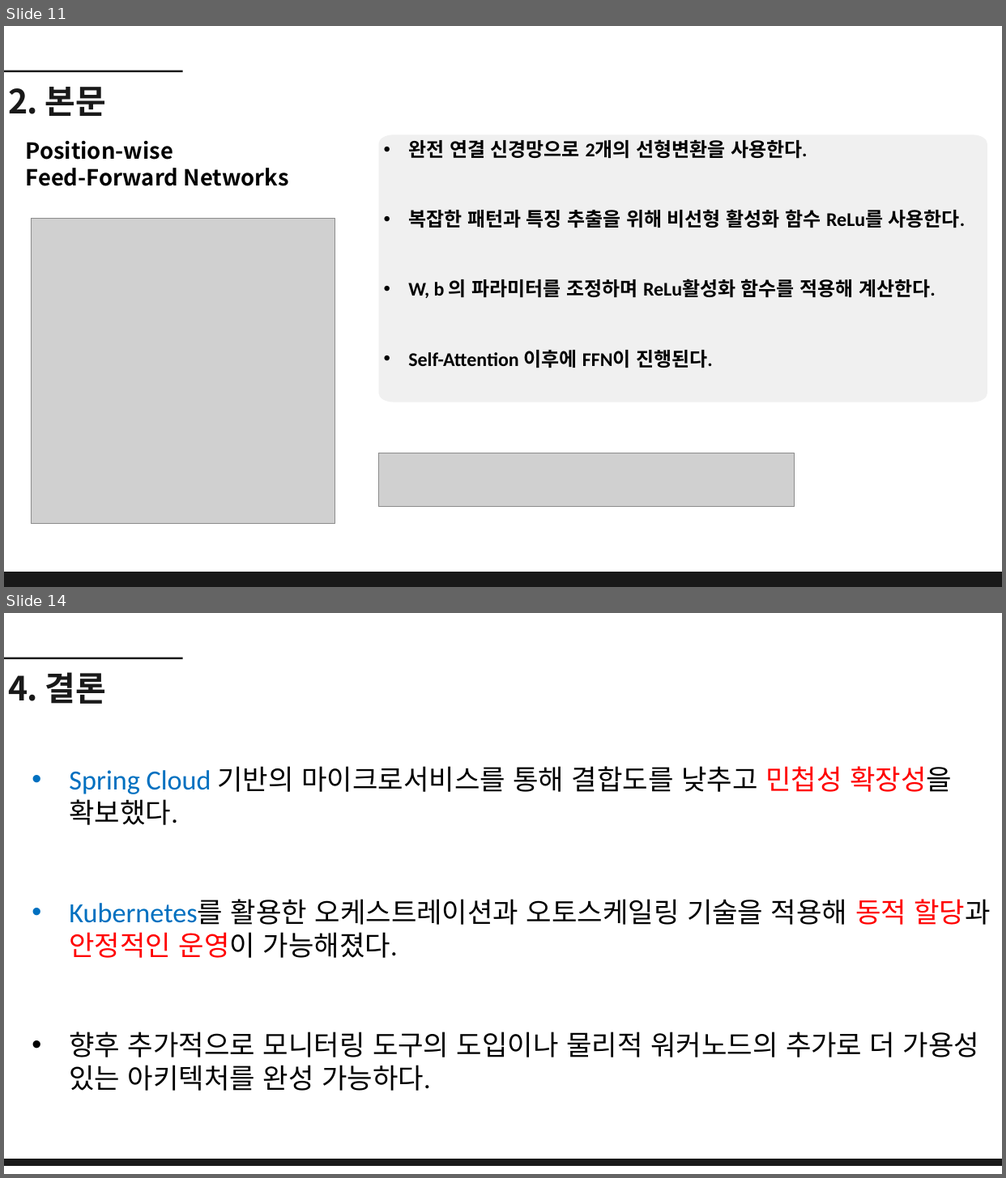
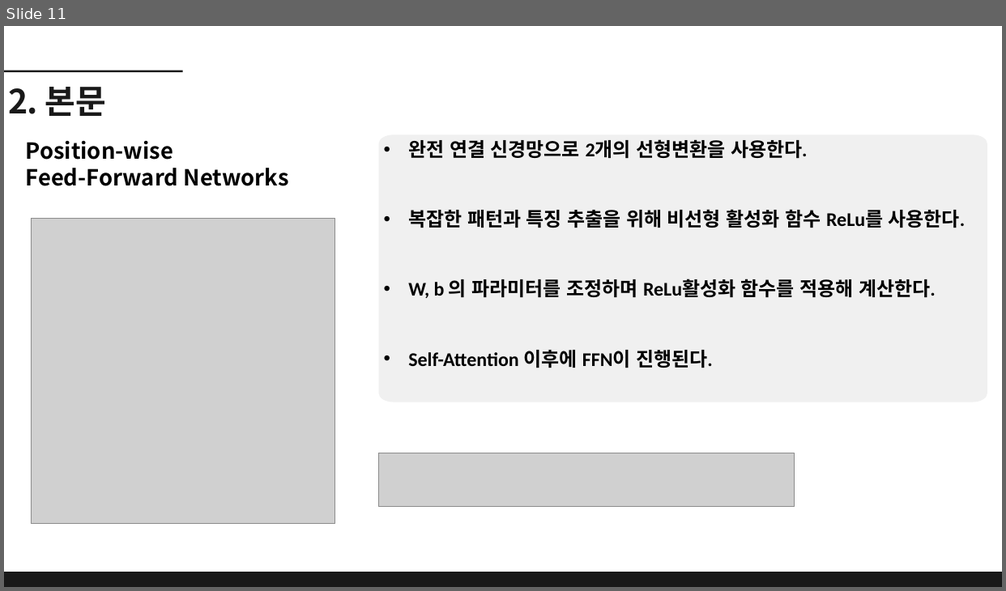
Before and after one commit to dbehdrbs0806/4th_2sem, a slide deck: ReinforcementLearning/20204077_유동균_Transformer 발표.pptx. Shown one above the other, each under a label of ours: slides 11 and 14 before the commit, slide 11 after it; the slides between them are not shown. The pictures are 1006x1178 and 1006x591 pixels, drawn with LibreOffice and Linux fonts; fonts in the diff are those of the drawing; grey boxes stand for pictures. Boxes give left, top, right and bottom in pixels: in the first picture for what was removed or moved away, otherwise in the second. Text is boxed around its words. In the diff, an @@ line names an element or a change of style, - is before the commit and + after.

Commit message:
Transformer 발표PPT 완성

```diff
--- a/ReinforcementLearning/20204077_유동균_Transformer 발표.pptx
+++ b/ReinforcementLearning/20204077_유동균_Transformer 발표.pptx
@@ slide 14 removed at bbox=[4, 613, 1002, 1174], background #FFFFFF @@
@@ line removed from (4, 658) to (183, 658) @@
@@ text removed at bbox=[8, 672, 106, 704] @@
-4. 결론
@@ text removed at bbox=[69, 766, 991, 1091] @@
-• Spring Cloud 기반의 마이크로서비스를 통해 결합도를 낮추고 민첩성 확장성을 확보했다.
-• Kubernetes를 활용한 오케스트레이션과 오토스케일링 기술을 적용해 동적 할당과 안정적인 운영이 가능해졌다.
-• 향후 추가적으로 모니터링 도구의 도입이나 물리적 워커노드의 추가로 더 가용성 있는 아키텍처를 완성 가능하다.
@@ freeform shape removed at bbox=[4, 1160, 1002, 1166] @@
```
Also in this commit, not shown: 2 slides changed, 2 slides added.
